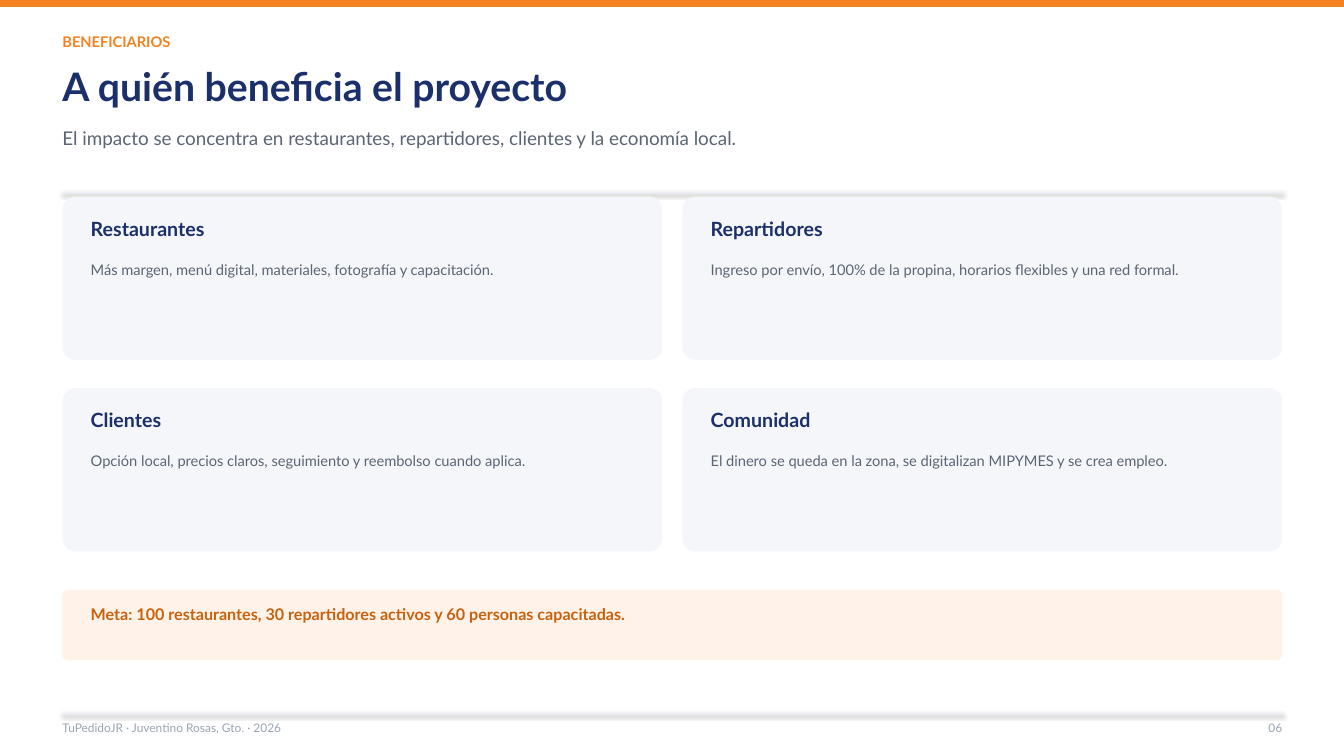
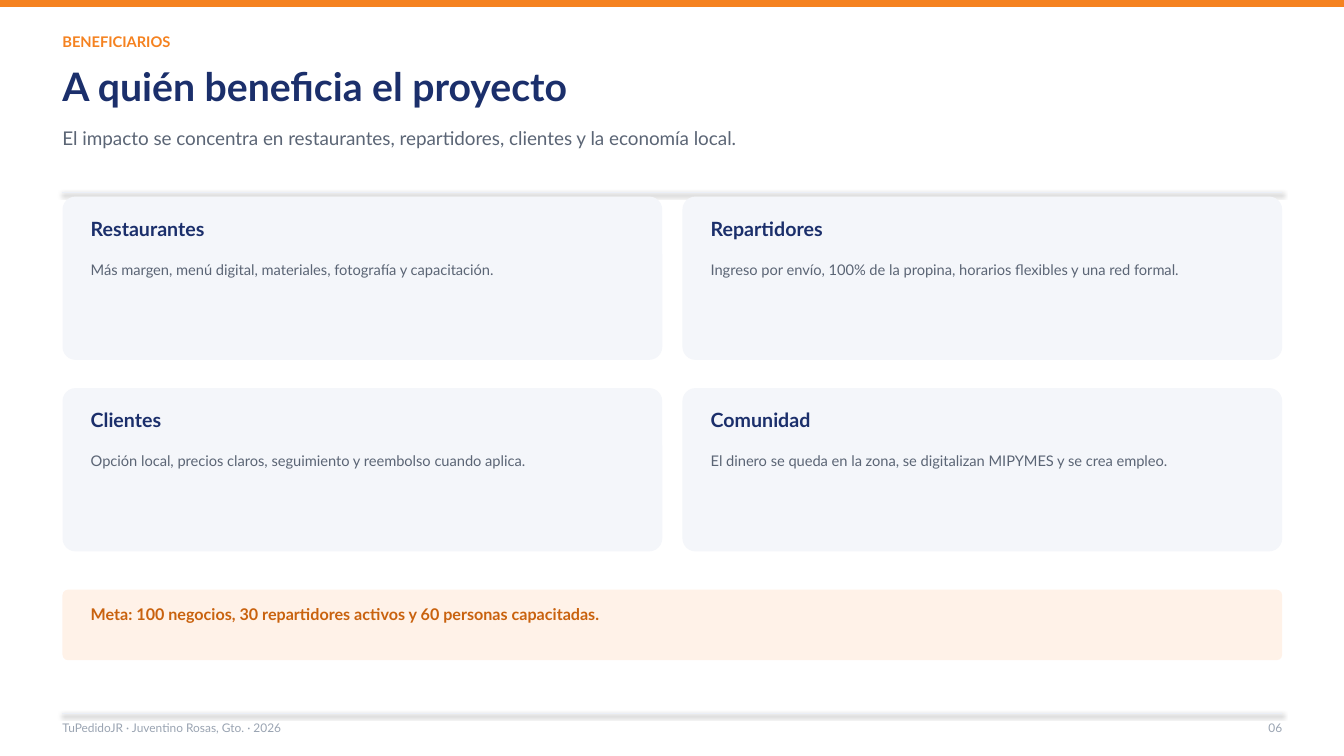
Before and after one commit to Lodoman-old/TuPedidoJR, a slide deck: slide 6 of docs/presentacion/TuPedidoJR_2026.pptx. Drawn at 1344x756 pixels with LibreOffice and Linux fonts; fonts in the diff are those of the drawing. Boxes give left, top, right and bottom in pixels: in the first picture for what was removed or moved away, otherwise in the second. Text is boxed around its words. In the diff, an @@ line names an element or a change of style, - is before the commit and + after.

```diff
--- a/docs/presentacion/TuPedidoJR_2026.pptx
+++ b/docs/presentacion/TuPedidoJR_2026.pptx
@@ text at (91, 608, 600, 623): text changed @@
-Meta: 100 restaurantes, 30 repartidores activos y 60 personas capacitadas.
+Meta: 100 negocios, 30 repartidores activos y 60 personas capacitadas.
```
Also in this commit, not shown: 8 other slides changed, 10 other files.
